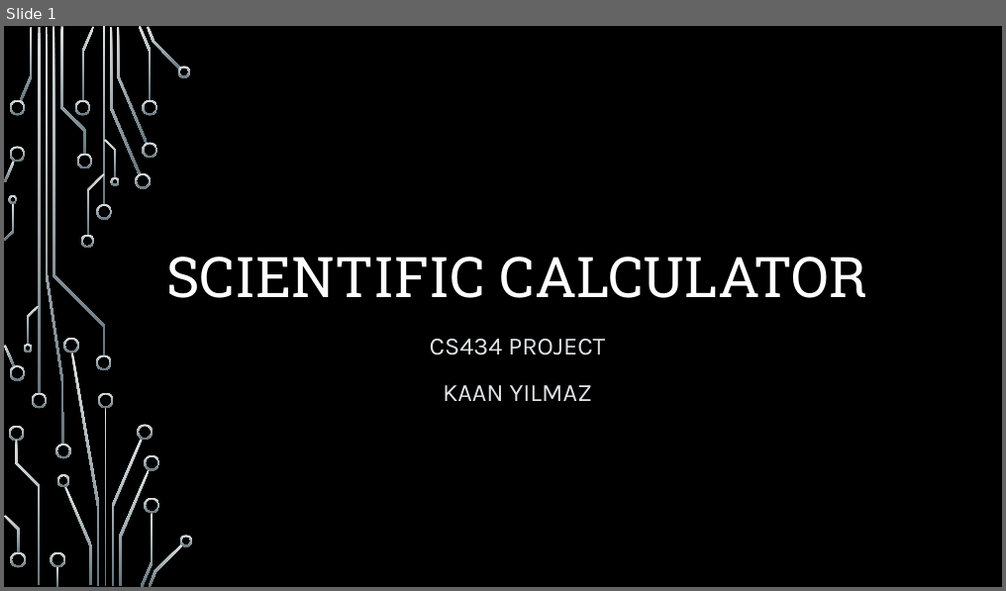
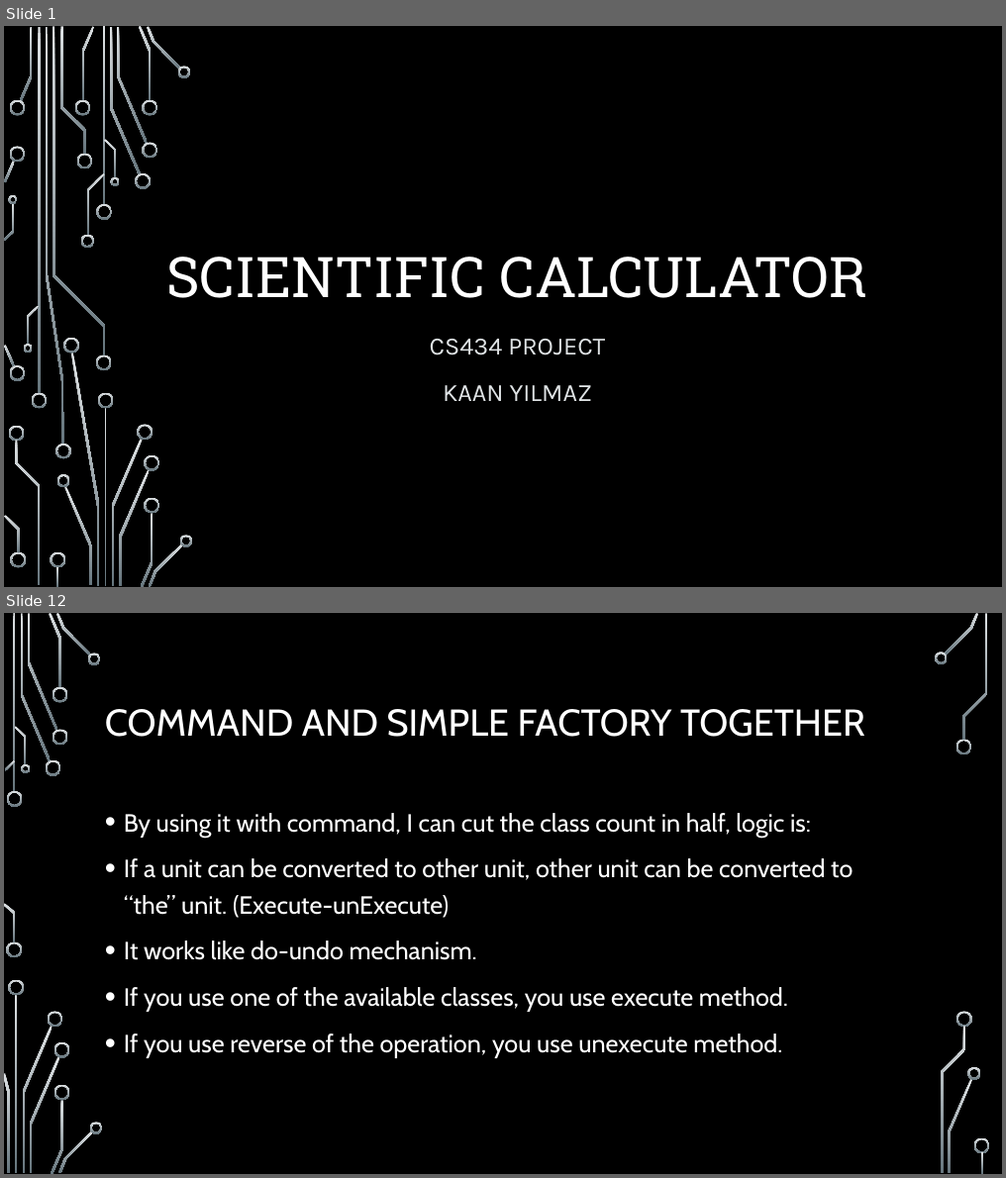
Before and after one commit to kaanyillmazz/SDP-MVC-Calculator, a slide deck: Scientific calculator.pptx. Shown one above the other, each under a label of ours: slide 1 before the commit, slides 1 and 12 after it; the slides between them are not shown. The pictures are 1006x591 and 1006x1178 pixels, drawn with LibreOffice and Linux fonts; fonts in the diff are those of the drawing; background and template pictures are left out. Boxes give left, top, right and bottom in pixels: in the first picture for what was removed or moved away, otherwise in the second. Text is boxed around its words. In the diff, an @@ line names an element or a change of style, - is before the commit and + after.

```diff
--- a/Scientific calculator.pptx
+++ b/Scientific calculator.pptx
@@ slide 12 added at (x1=4, y1=613, x2=1002, y2=1174), background picture (left out) @@
@@ title added at (x1=105, y1=709, x2=865, y2=737), 36 pt, text #FFFFFF @@
+COMMAND AND SIMPLE FACTORY TOGETHER
@@ text added at (x1=124, y1=813, x2=852, y2=1059), 24 pt, text #FFFFFF @@
+• By using it with command, I can cut the class count in half, logic is:
+• If a unit can be converted to other unit, other unit can be converted to “the” unit. (Execute-unExecute)
+• It works like do-undo mechanism.
+• If you use one of the available classes, you use execute method.
+• If you use reverse of the operation, you use unexecute method.
@@ group added at (x1=4, y1=613, x2=990, y2=1174): 33 freeform shapes, 3 rectangles @@
```
Also in this commit, not shown: 6 slides changed, 6 other slides added, 25 slides removed, 8 other files.
